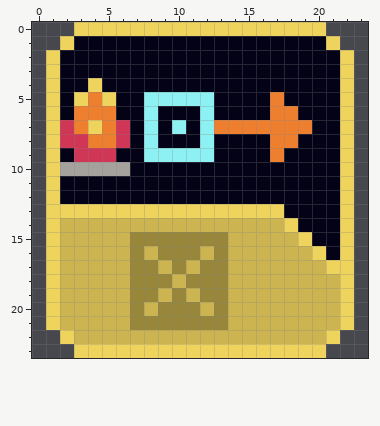
File history of a pixel-art file, Assets/Textures/Tiles/YellowTiles/pilot_light.aseprite. Above is the file before it was changed.
24x24 pixels, 1 frame.
After:
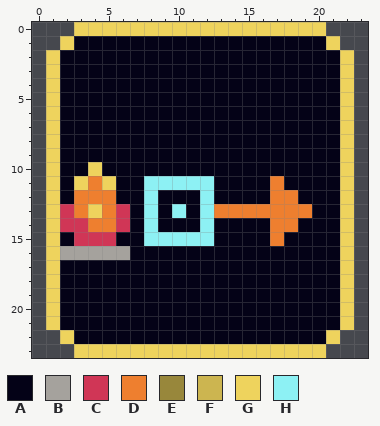
Palette (. is transparent): A #040217  B #a5a29d  C #d03656  D #ee7f2f  E #98873b  F #ccb550  G #eed35d  H #8df1f4
The edit:
Colour B gives way to colour A in row 10 at x 2 to 3 and 5 to 6.
Colour C gives way to colour A in row 7 at x 2 and 6; in row 8 at x 2 to 3 and 6; in row 9 at x 3 to 5.
Colour D gives way to colour A in row 5 at x 4 and 17; in row 6 at x 3 to 5 and 17 to 18; in row 7 at x 3, 5 and 13 to 19; in row 8 at x 4 to 5 and 17 to 18; in row 9 at x 17.
Colour E gives way to colour A in row 15 at x 7 and 13; in row 16 at x 7, 9 to 11 and 13; in row 17 at x 7 to 8, 10 and 12 to 13; in row 18 at x 7 to 9 and 11 to 13; in row 19 at x 7 to 8, 10 and 12 to 13; in row 20 at x 7, 9 to 11 and 13.
Colour E gives way to colour A in row 21 at x 7 to 13.
Colour F gives way to colour A in row 14 at x 7, 9 to 11 and 13 to 16; in row 15 at x 2, 6, 14 to 16 and 18; in row 16 at x 8, 12 and 14 to 19; in row 17 at x 2 to 6, 9, 11 and 14 to 20; in row 18 at x 2 to 6, 10 and 14 to 21; in row 19 at x 2 to 6, 9, 11 and 14 to 21.
Colour F gives way to colour A in row 20 at x 2 to 6, 8, 12 and 14 to 21; in row 21 at x 2 to 6 and 14 to 21; in row 22 at x 3 to 20.
Colour G gives way to colour A in row 4 at x 4; in row 5 at x 3 and 5; in row 7 at x 4; in row 13 at x 7, 9 and 11; in row 15 at x 19; in row 16 at x 20.
Colour G gives way to colour A in row 17 at x 21.
Colour H gives way to colour A in row 5 at x 8 to 12; in row 6 at x 8 and 12; in row 7 at x 8, 10 and 12; in row 8 at x 8 and 12; in row 9 at x 8 to 12.
Colour F gives way to colour B in row 16 at x 2 to 6.
Colour F gives way to colour C in row 14 at x 2 to 3 and 6; in row 15 at x 3 to 5.
Colour G gives way to colour C in row 13 at x 2 and 6.
Colour A gives way to colour D in row 11 at x 4 and 17; in row 12 at x 3 to 5 and 17 to 18; in row 13 at x 18 to 19.
Colour F gives way to colour D in row 14 at x 4 to 5 and 17; in row 15 at x 17.
Colour G gives way to colour D in row 13 at x 3, 5 and 13 to 17; in row 14 at x 18.
Colour A gives way to colour G in row 11 at x 3 and 5.
Colour B gives way to colour G in row 10 at x 4.
Colour A gives way to colour H in row 11 at x 8 to 12; in row 12 at x 8 and 12.
Colour E gives way to colour H in row 15 at x 8 to 12.
Colour F gives way to colour H in row 14 at x 8 and 12.
Colour G gives way to colour H in row 13 at x 8, 10 and 12.
Boxes around the changes in both pictures, in picture pixels (x1, y1, x2, y2):
changed: (60, 78, 340, 344)
